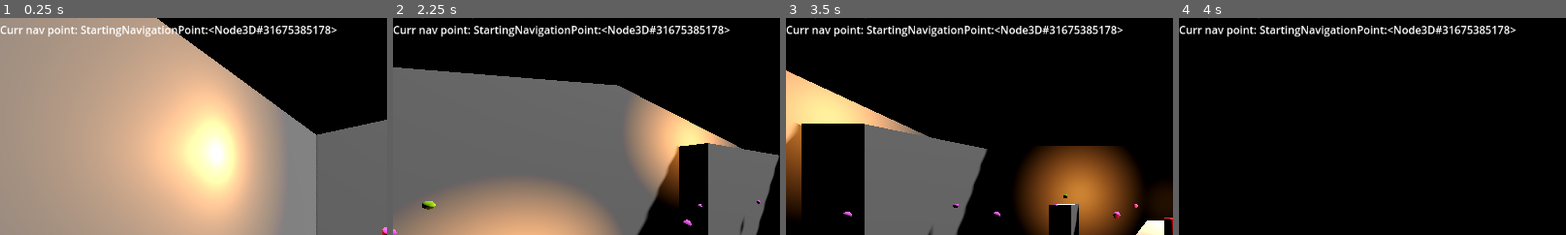
Above: before the commit, frames 1-4 (left to right).
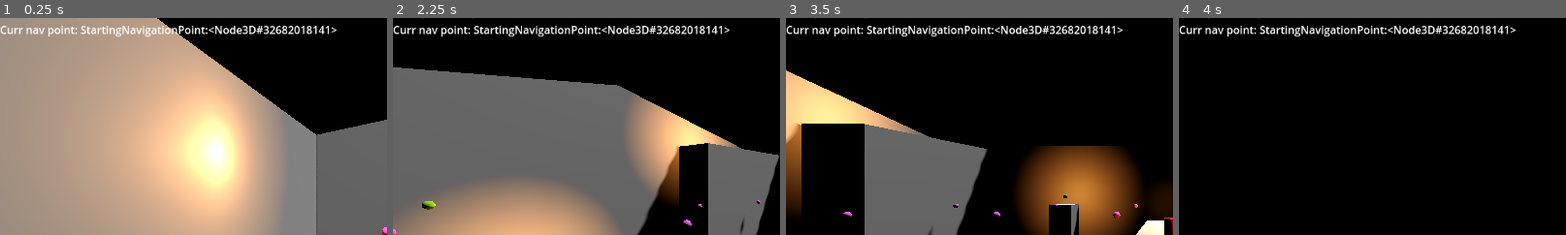
Above: after the commit, the same moments.

Repository: DeepRestGames/shadow-and-alchemy
Game: Godot game, scene res://Scenes/MainScene_Prototype01.tscn
Two runs of this game, one before a commit and one after it. Both use one fixed random seed, a clock stepped at 60 frames per second and the inputs below.
Inputs (mouse positions are % of the whole screen's width and height, from its top left):
- Up to frame 1 (0.25 s): no input
- Up to frame 2 (2.25 s): click (3, 93) at 0.5 s; click (97, 93) at 1.25 s; tap Enter at 2 s; move the mouse to (72, 45) at 2.02 s; hold D (turn_right) from 2.03 s (still down); click (72, 45) at 2.1 s
- Up to frame 3 (3.5 s): tap Space at 2.75 s; move the mouse to (30, 55) at 2.77 s; release D (turn_right) at 2.78 s; hold S (move_backward) from 2.78 s (still down); click (30, 55) at 2.85 s
- Up to frame 4 (4 s): tap Enter at 3.5 s; move the mouse to (60, 28) at 3.52 s; release S (move_backward) at 3.53 s; hold D (turn_right) from 3.53 s (still down); click (60, 28) at 3.6 s
The pictures show only the part of the screen within x 0-50%, y 11-61%; the shares and areas given below are measured in that part.

The runs differ from the first frame. In frame 1, 0.3% of the frame differs, in the area x 69-86%, y 3-8%; in frame 2, 0.3%; in frame 3, 0.3%; in frame 4, 0.3%.

Commit message:
Add footsteps sounds
- Added `AudioStream` to play footsteps.
- `Player.gd` raises `playerMoved` signal when the player moves.
- `MainScene_Prototype01.gd` preloads the footsteps sounds, and plays one of them, randomly chosen, when signal `playerMoved` is caught.

Diff:
--- a/Scenes/MainScene_Prototype01.tscn
+++ b/Scenes/MainScene_Prototype01.tscn
@@ -9,6 +9,7 @@
 [ext_resource type="Resource" uid="uid://cuiafakro6su" path="res://Resources/InventoryItems/SaltBottle.tres" id="5_mtnx1"]
 [ext_resource type="PackedScene" uid="uid://cmp4gbdjt2xhj" path="res://Scenes/InteractionSystem/ItemDropArea.tscn" id="8_om380"]
 [ext_resource type="AudioStream" uid="uid://dmc2g4o60oago" path="res://Assets/Audio/Music/soundtrack_suspence.mp3" id="9_8do2x"]
+[ext_resource type="AudioStream" uid="uid://c0awp7t5jqrmf" path="res://Assets/Audio/Sound/footsteps_wood_single_1.mp3" id="10_c270w"]
 
 [sub_resource type="ProceduralSkyMaterial" id="ProceduralSkyMaterial_vmfb6"]
 sky_top_color = Color(0, 0, 0, 1)
@@ -260,6 +261,9 @@
 [node name="BackgroundMusic" type="AudioStreamPlayer" parent="."]
 stream = ExtResource("9_8do2x")
 
+[node name="Footsteps" type="AudioStreamPlayer" parent="."]
+stream = ExtResource("10_c270w")
+
 [editable path="Environment/FocusPoints/FocusPoint"]
 [editable path="Environment/FocusPoints/FocusPoint2"]
 [editable path="Environment/FocusPoints/FocusPoint3"]
--- a/Scripts/MainScene_Prototype01.gd
+++ b/Scripts/MainScene_Prototype01.gd
@@ -1,4 +1,6 @@
 extends Node3D
+
+var footstep_sounds = [preload("res://Assets/Audio/Sound/footsteps_wood_single_1.mp3"), preload("res://Assets/Audio/Sound/footsteps_wood_single_2.mp3"), preload("res://Assets/Audio/Sound/footsteps_wood_single_3.mp3")]
 
 # Called when the node enters the scene tree for the first time.
 func _ready():
@@ -9,11 +11,19 @@
 
 	# Start creepy background music stream when player emits `startBackgroundMusic` signal
 	var player = get_node("Player")
-	player.connect("startBackgroundMusic", playBackgroundMusic)
+	player.connect("startBackgroundMusic", play_backgroundMusic)
 
-func playBackgroundMusic():
+	# Load multiple footsteps to be called randomly when player walks
+	player.connect("playerMoved", play_footstep)
+
+func play_backgroundMusic():
 	if not $BackgroundMusic.is_playing():
 		$BackgroundMusic.play()
+
+func play_footstep():
+	var random_footstep = footstep_sounds[randi() % footstep_sounds.size()]
+	$Footsteps.stream = random_footstep
+	$Footsteps.play()
 
 # Called every frame. 'delta' is the elapsed time since the previous frame.
 func _process(delta):
--- a/Scripts/Player.gd
+++ b/Scripts/Player.gd
@@ -1,5 +1,6 @@
 extends Node3D
 
+signal playerMoved
 signal startBackgroundMusic
 
 @onready var camera_3d = $Camera3D
@@ -8,7 +9,6 @@
 
 var facing_direction = FacingDirection.WEST
 var player_state = PlayerState.IDLE
-
 
 const TIME_BETWEEN_MOVEMENTS: float = 0.35
 const TIME_BETWEEN_ROTATIONS: float = 0.35
@@ -172,6 +172,7 @@
 	tween.set_trans(Tween.TRANS_QUAD)
 	tween.set_ease(Tween.EASE_IN_OUT)
 	tween.tween_property(self, "global_position", next_pos, TIME_BETWEEN_MOVEMENTS)
+	emit_signal("playerMoved")
 
 func _animate_turn(next_face):
 	player_state = PlayerState.MOVING
@@ -180,6 +181,7 @@
 	tween.set_trans(Tween.TRANS_QUAD)
 	tween.set_ease(Tween.EASE_IN_OUT)
 	tween.tween_property(self, "global_rotation_degrees", next_face, TIME_BETWEEN_ROTATIONS)
+	emit_signal("playerMoved")
 
 func _tween_movement_over():
 	player_state = PlayerState.IDLE
Not shown: 1 places in Scenes/MainScene_Prototype01.tscn that only renumber resources
